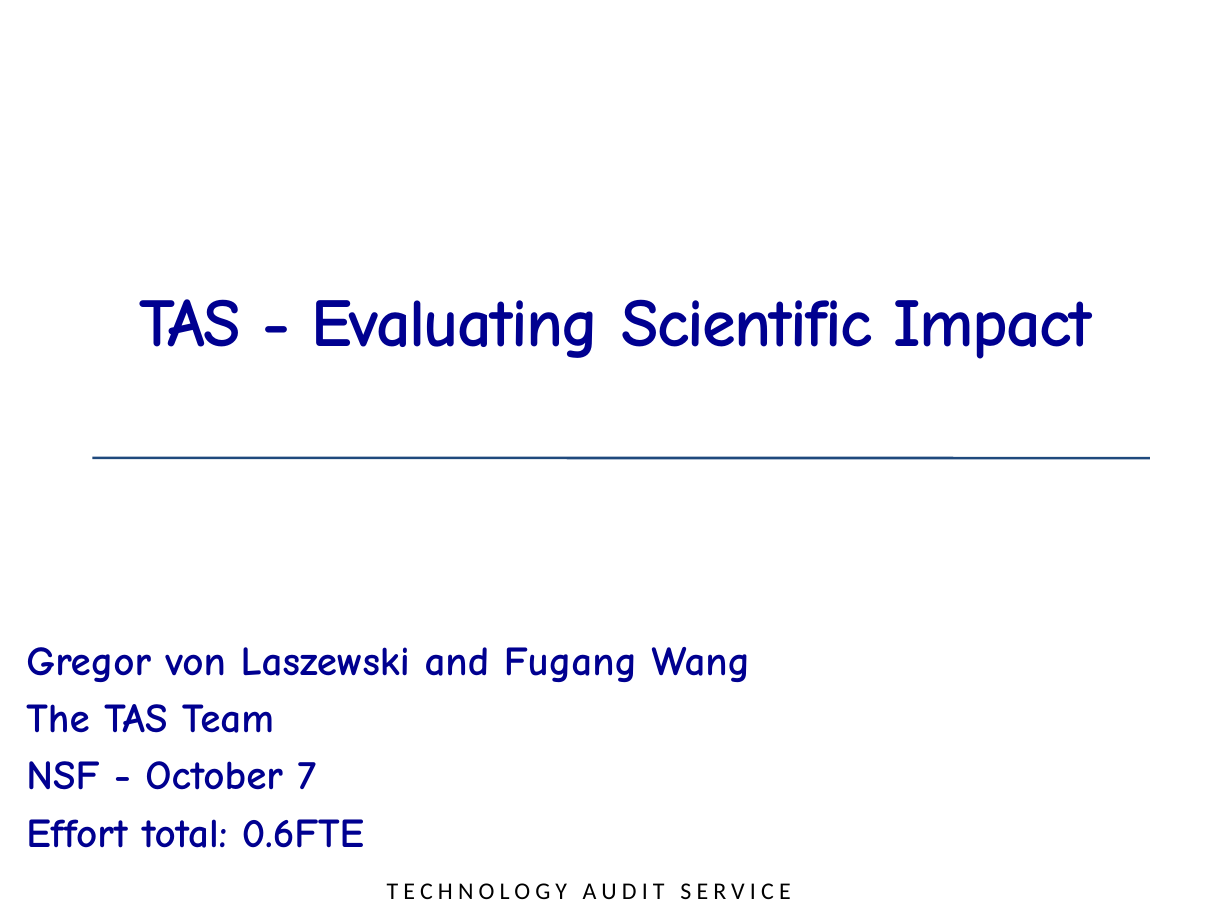
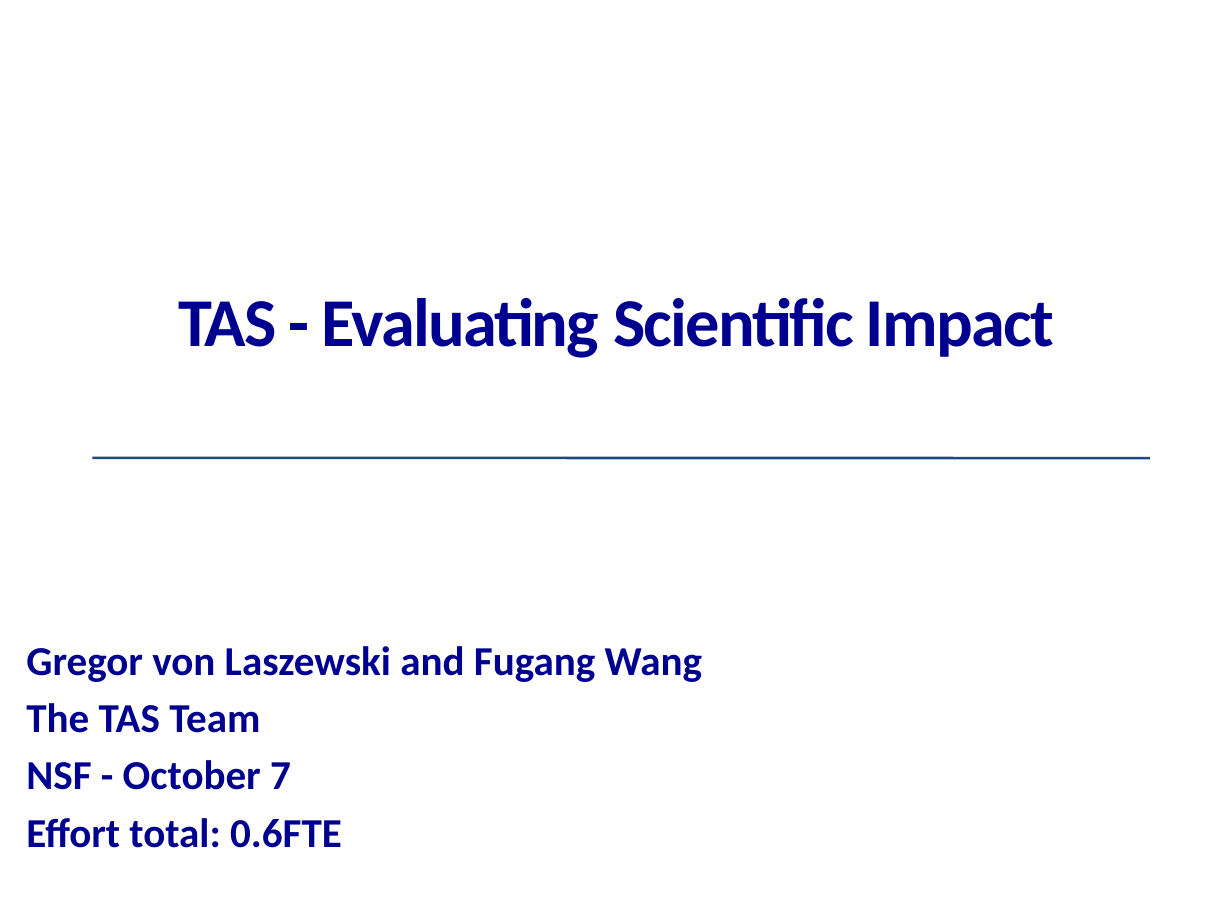
Before and after one commit to cyberaide/paper-tas-2, a slide deck: slide 1 of images/ppt/TAS Scientific-Impact-Oct-2014-2.0-v3.pptx. Drawn at 1232x924 pixels with LibreOffice and Linux fonts; fonts in the diff are those of the drawing; background and template pictures are left out. Boxes give left, top, right and bottom in pixels: in the first picture for what was removed or moved away, otherwise in the second. Text is boxed around its words. In the diff, an @@ line names an element or a change of style, - is before the commit and + after.

```diff
--- a/images/ppt/TAS Scientific-Impact-Oct-2014-2.0-v3.pptx
+++ b/images/ppt/TAS Scientific-Impact-Oct-2014-2.0-v3.pptx
@@ title "TAS - Evaluating Scientific Impact" at (178, 298, 1054, 358): font Comic Neue to Calibri @@
@@ subtitle "Gregor von Laszewski and Fugang ..." at (26, 646, 702, 848): font Comic Neue to Calibri @@
@@ text removed at (387, 883, 790, 899) @@
-TECHNOLOGY AUDIT SERVICE
```
Also in this commit, not shown: 36 other slides changed, 2 other files.
